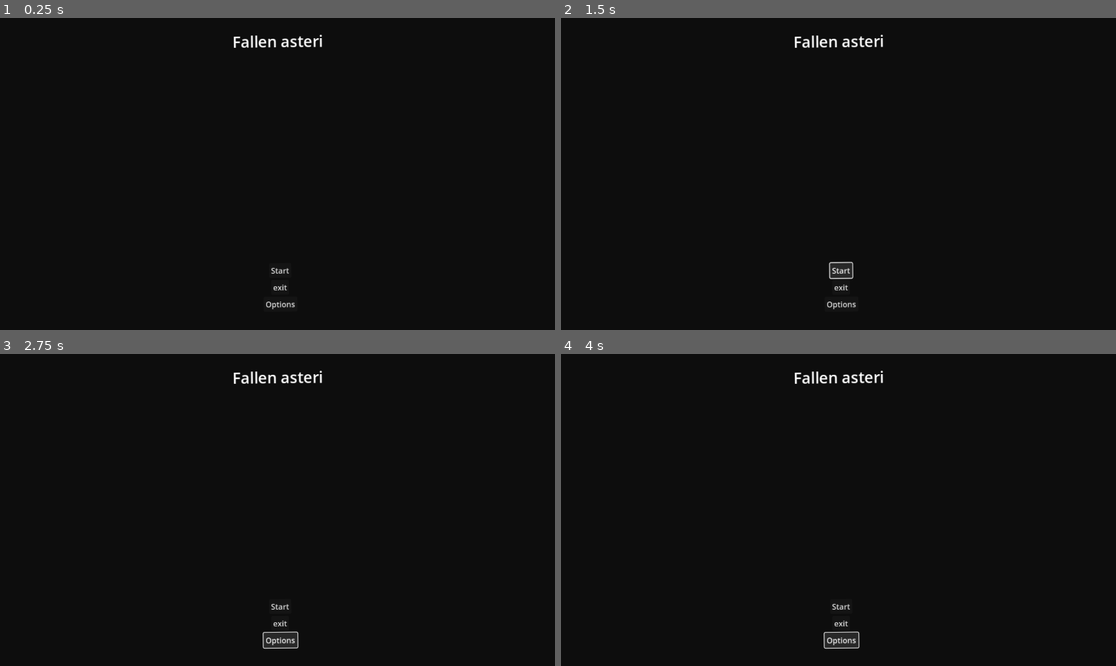
Above: before the commit, frames 1-4 (two rows, left to right).
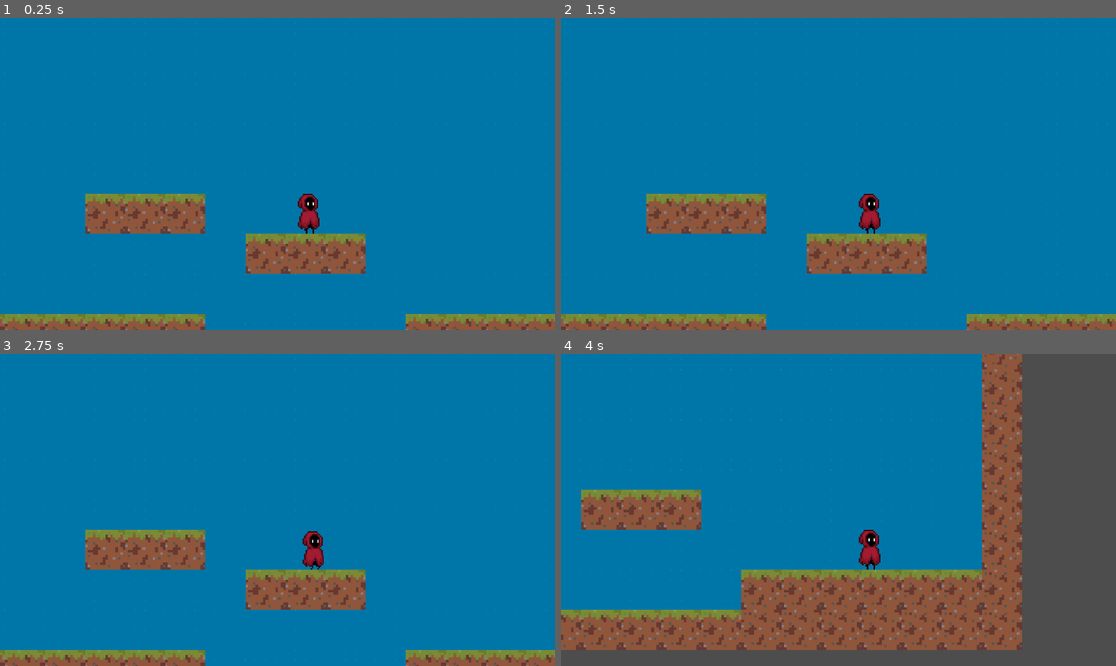
Above: after the commit, the same moments.

Repository: yeegz/Fallen-Asteri
Game: Godot game, scene res://scene.tscn
The game is run twice, just before and just after one commit, with the same random seed, the same clock (stepped at 60 frames per second) and the same inputs. Before the commit the project starts from res://main menu.tscn.
Inputs (mouse positions are in pixels of both pictures, inside the frame that each line leads up to):
- Up to frame 1 (0.25 s): no input
- Up to frame 2 (1.5 s): click (838, 270) at 0.5 s, where only the run before the commit has a clickable "Start"; click (838, 270) at 1.25 s, where only the run before the commit has a clickable "Start"
- Up to frame 3 (2.75 s): click (283, 641) at 2 s, where only the run before the commit has a clickable "Options"
- Up to frame 4 (4 s): hold Right (ui_right) from 2.78 s (still down)

The runs differ from the first frame. In frame 1, 100% of the frame differs, in the area x 0-100%, y 0-100%; in frame 2, 100%; in frame 3, 100%; in frame 4, 100%.

Commit message:
add camera following player and add ui script

Diff:
--- a/Scenes/character_body_2d.tscn
+++ b/Scenes/character_body_2d.tscn
@@ -5,6 +5,21 @@
 
 [sub_resource type="RectangleShape2D" id="RectangleShape2D_31tk3"]
 size = Vector2(32, 63)
+
+[sub_resource type="Animation" id="Animation_uaelh"]
+length = 0.001
+tracks/0/type = "value"
+tracks/0/imported = false
+tracks/0/enabled = true
+tracks/0/path = NodePath("Sprite2D:frame")
+tracks/0/interp = 1
+tracks/0/loop_wrap = true
+tracks/0/keys = {
+"times": PackedFloat32Array(0),
+"transitions": PackedFloat32Array(1),
+"update": 1,
+"values": [0]
+}
 
 [sub_resource type="Animation" id="Animation_p5l0m"]
 resource_name = "idle"
@@ -20,21 +35,6 @@
 "transitions": PackedFloat32Array(1, 1),
 "update": 1,
 "values": [0, 1]
-}
-
-[sub_resource type="Animation" id="Animation_uaelh"]
-length = 0.001
-tracks/0/type = "value"
-tracks/0/imported = false
-tracks/0/enabled = true
-tracks/0/path = NodePath("Sprite2D:frame")
-tracks/0/interp = 1
-tracks/0/loop_wrap = true
-tracks/0/keys = {
-"times": PackedFloat32Array(0),
-"transitions": PackedFloat32Array(1),
-"update": 1,
-"values": [0]
 }
 
 [sub_resource type="Animation" id="Animation_vyqqk"]
@@ -66,3 +66,6 @@
 libraries = {
 "": SubResource("AnimationLibrary_2jx0c")
 }
+
+[node name="Camera2D" type="Camera2D" parent="."]
+zoom = Vector2(1.3, 1.3)
--- a/project.godot
+++ b/project.godot
@@ -11,7 +11,7 @@
 [application]
 
 config/name="Git Project"
-run/main_scene="res://main menu.tscn"
+run/main_scene="res://scene.tscn"
 config/features=PackedStringArray("4.2", "Forward Plus")
 config/icon="res://icon.svg"
 
--- a/scene.tscn
+++ b/scene.tscn
@@ -42,4 +42,4 @@
 stretch_mode = 1
 
 [node name="CharacterBody2D" parent="." instance=ExtResource("4_uge1f")]
-position = Vector2(-19, 400)
+position = Vector2(563, 351)
--- /dev/null
+++ b/ui.gd
@@ -0,0 +1,95 @@
+extends CanvasLayer
+class_name UI
+
+signal start_game()
+signal menu_opened()
+signal menu_closed()
+signal quit_to_menu()
+
+@onready var score_label = %Score
+@onready var reload_progress = %ReloadProgress
+@onready var menu = %Menu
+@onready var animation_player: AnimationPlayer = $AnimationPlayer
+@onready var main_menu = %MainMenu
+@onready var transition = %Transition
+
+static var _instance: UI = null
+
+var score = 0:
+	set(new_score):
+		score = new_score
+		_update_score_label()
+
+var letterbox_open := false
+
+func _ready():
+	_update_score_label()
+	_instance = self if _instance == null else _instance
+
+
+func _input(event):
+	if !main_menu.visible and event.is_action_pressed("ui_cancel"):
+		menu.visible = !menu.visible
+		if menu.visible:
+			menu_opened.emit()
+		else:
+			menu_closed.emit()
+
+
+func _update_score_label():
+	score_label.text = str(score)
+
+
+func _on_collected(collectable) -> void:
+	if collectable:
+		score += 100
+
+
+func _on_reload_progress(progress) -> void:
+	reload_progress.value = progress
+
+
+func _on_reloaded() -> void:
+	reload_progress.value = 1
+
+
+
+
+
+static func open_letterbox() -> void:
+	if !_instance.letterbox_open:
+		_instance.animation_player.play("open_letterbox")
+		_instance.letterbox_open = true
+
+
+static func close_letterbox() -> void:
+	if _instance.letterbox_open:
+		_instance.animation_player.play_backwards("open_letterbox")
+		_instance.letterbox_open = false
+
+
+func _on_main_menu_start_game() -> void:
+	start_game.emit()
+	transition.show()
+	animation_player.play("screen_transition")
+	await animation_player.animation_finished
+	transition.hide()
+
+
+func _on_menu_main_menu():
+	if animation_player.is_playing():
+		await animation_player.animation_finished
+	menu.hide()
+	transition.show()
+	animation_player.play_backwards("screen_transition")
+	await animation_player.animation_finished
+	transition.hide()
+	quit_to_menu.emit()
+	main_menu.show()
+
+
+func _on_menu_return_to_game():
+	if animation_player.is_playing():
+		await animation_player.animation_finished
+	menu.hide()
+	menu_closed.emit()
